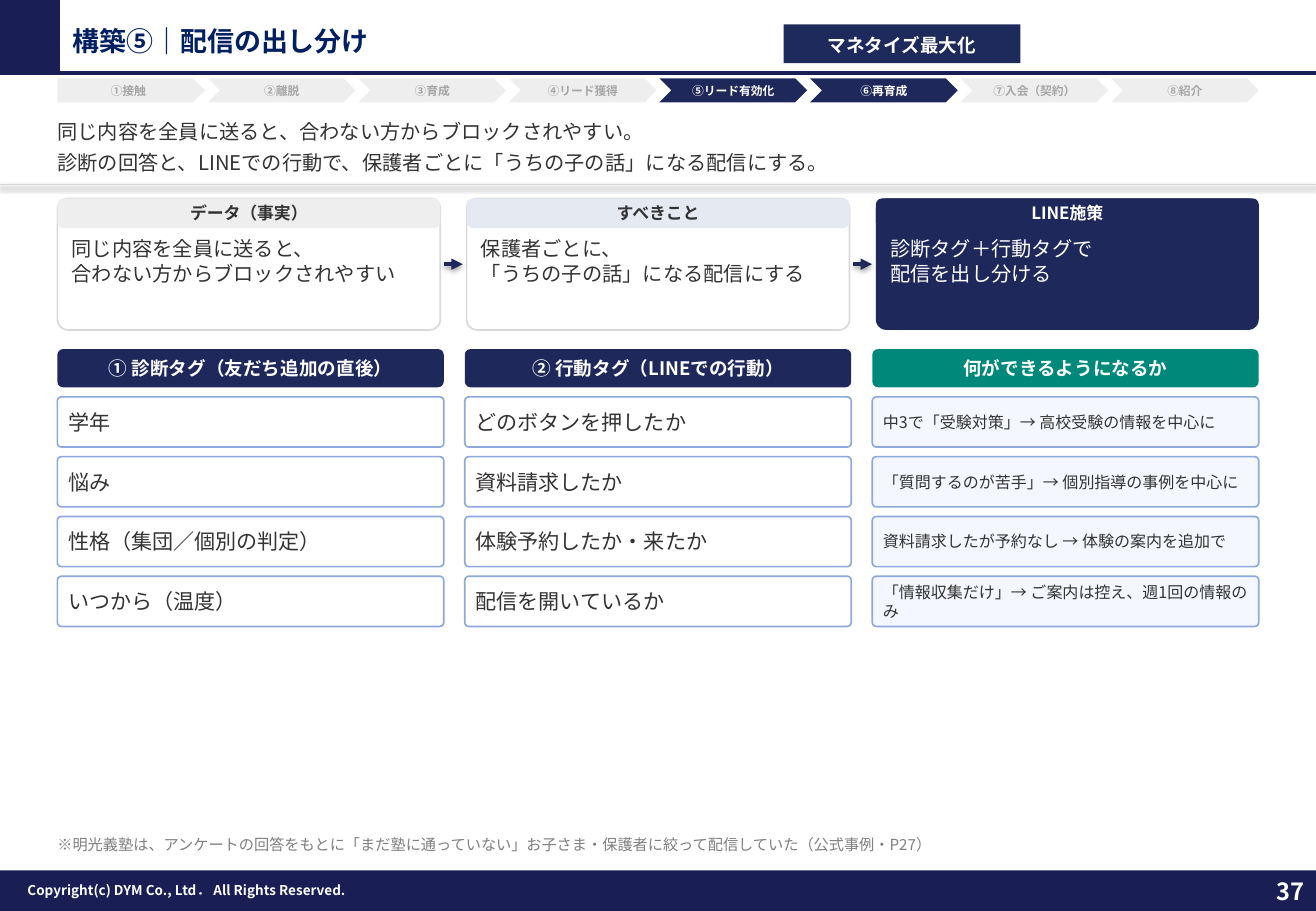
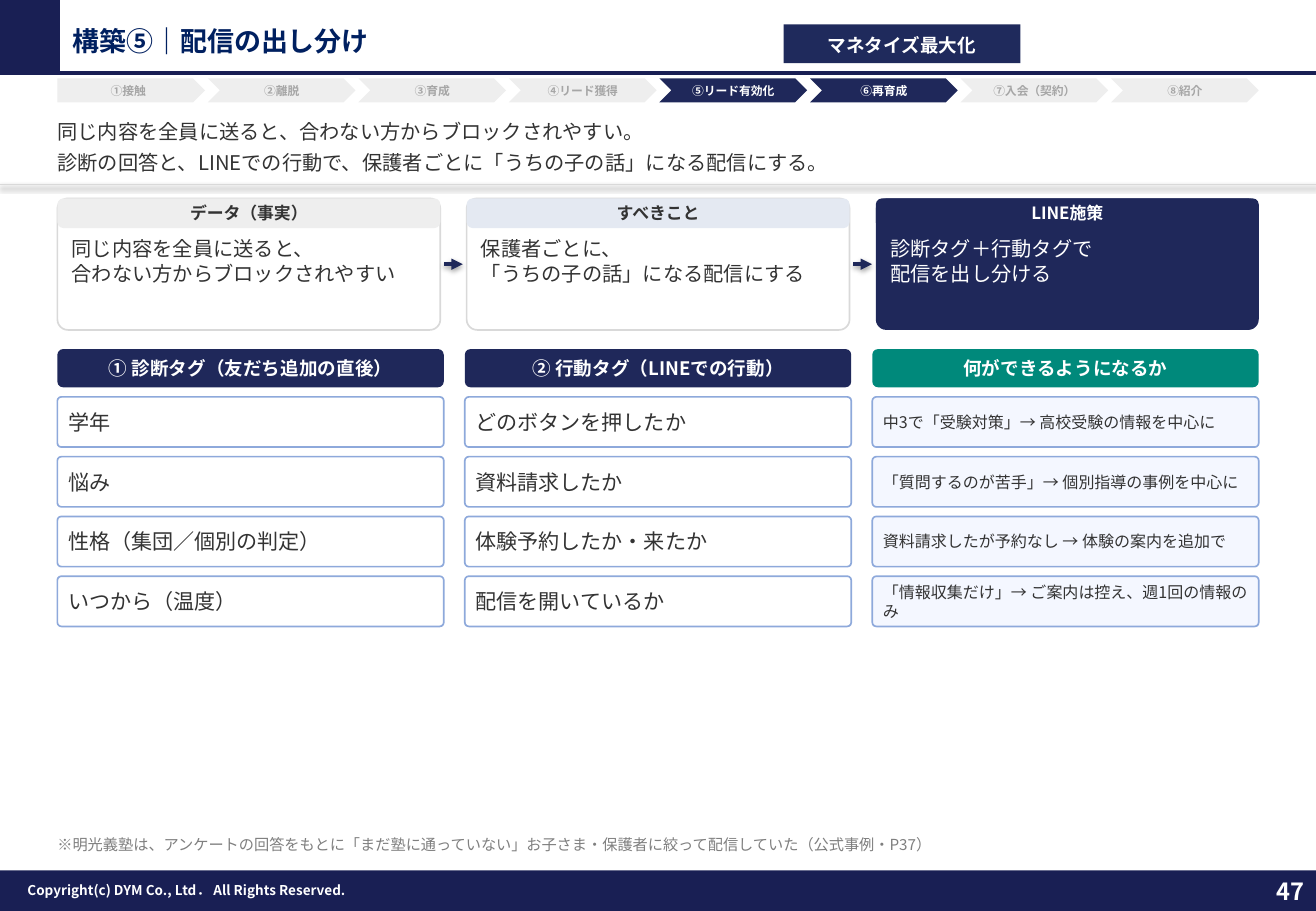
Before and after one commit to tonomura-r-dev/folder, a slide deck: slide 47 of 教育（塾）業界_LINE公式アカウント運用のご提案_新FMT版.pptx (slide 37 before the commit). Drawn at 1316x911 pixels with LibreOffice and Linux fonts; fonts in the diff are those of the drawing; background and template pictures are left out. Boxes give left, top, right and bottom in pixels: in the first picture for what was removed or moved away, otherwise in the second. Text is boxed around its words. In the diff, an @@ line names an element or a change of style, - is before the commit and + after.

```diff
--- a/教育（塾）業界_LINE公式アカウント運用のご提案_新FMT版.pptx
+++ b/教育（塾）業界_LINE公式アカウント運用のご提案_新FMT版.pptx
@@ text at box(57, 837, 931, 851): text changed @@
-※明光義塾は、アンケートの回答をもとに「まだ塾に通っていない」お子さま・保護者に絞って配信していた（公式事例・P27）
+※明光義塾は、アンケートの回答をもとに「まだ塾に通っていない」お子さま・保護者に絞って配信していた（公式事例・P37）
@@ page number at box(1276, 882, 1304, 900): text changed @@
-37
+47
```
Also in this commit, not shown: 35 other slides changed, 20 slides added, 4 slides removed, 4 other files.
